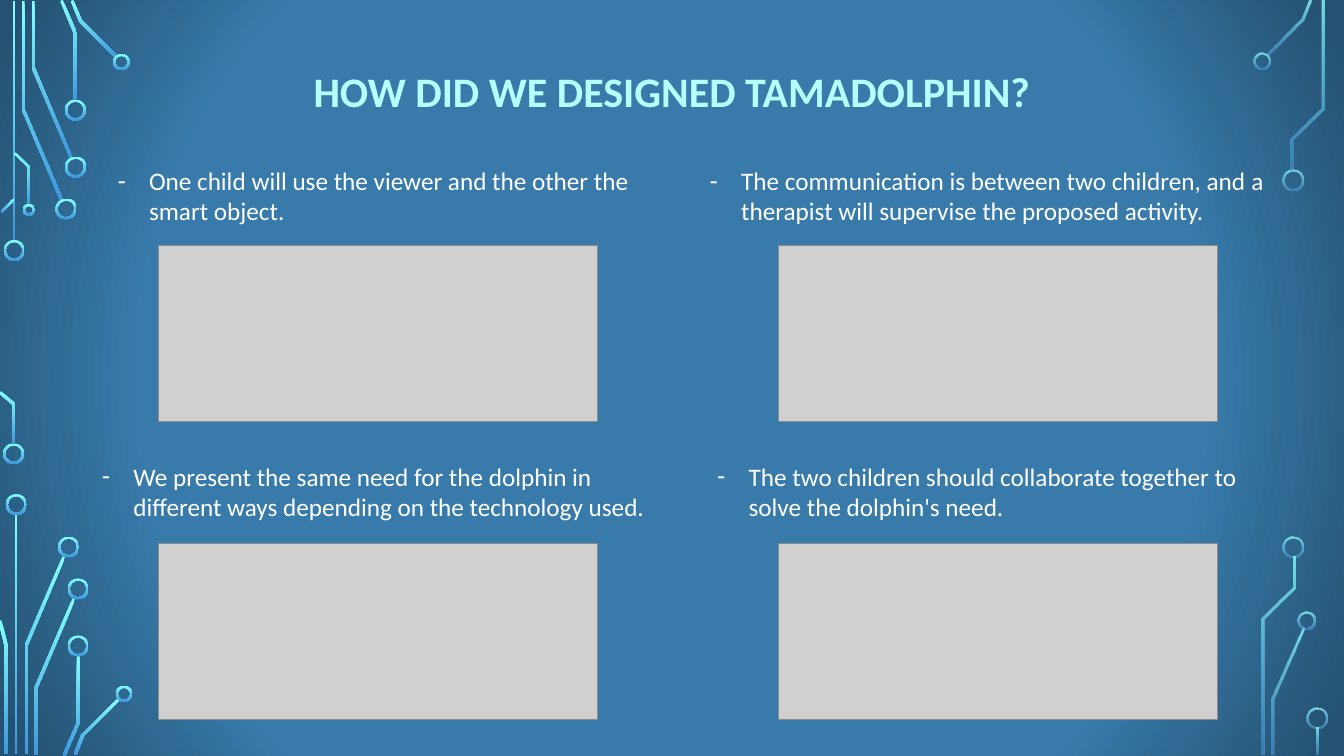
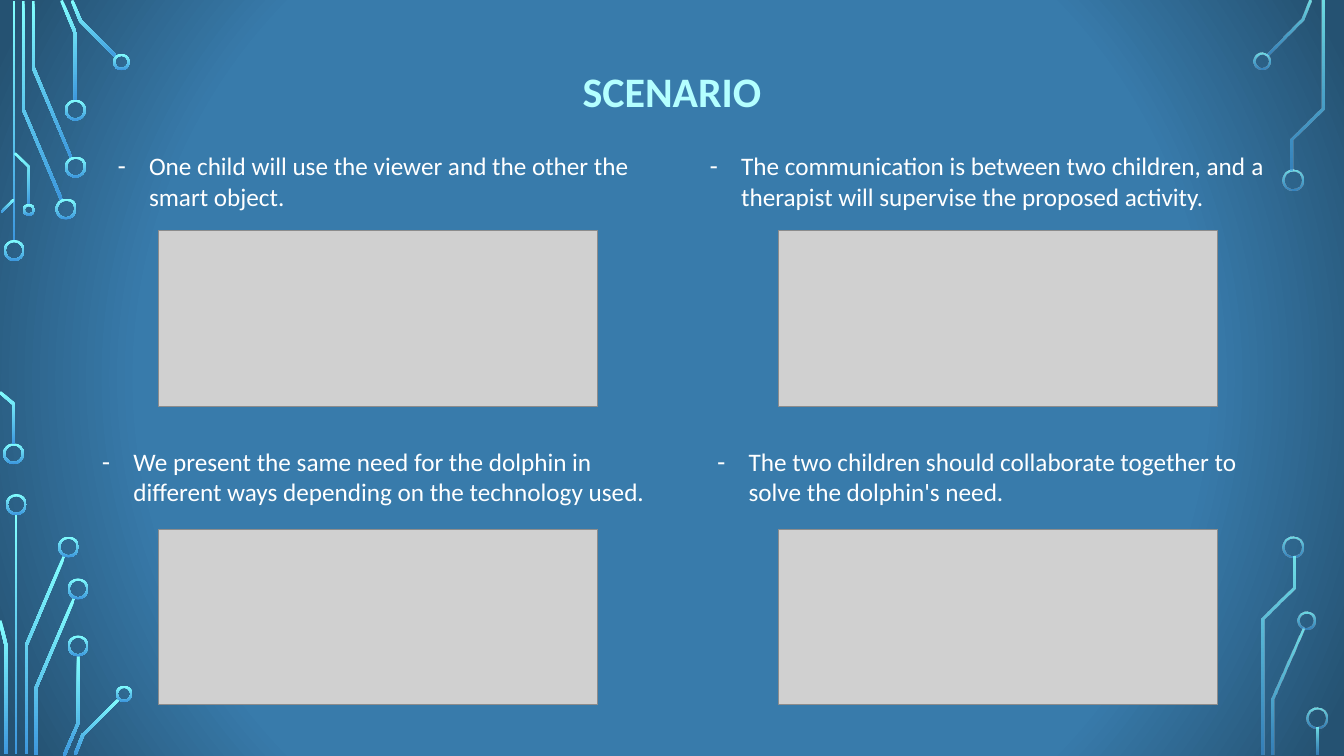
Before and after one commit to Ciuse/TamaDolphin, a slide deck: slide 7 of 13_TANGIBLEVR_2018_19_PITCH.pptx (slide 3 before the commit). Drawn at 1344x756 pixels with LibreOffice and Linux fonts; fonts in the diff are those of the drawing; grey boxes stand for pictures; background and template pictures are left out. Boxes give left, top, right and bottom in pixels: in the first picture for what was removed or moved away, otherwise in the second. Text is boxed around its words. In the diff, an @@ line names an element or a change of style, - is before the commit and + after.

```diff
--- a/13_TANGIBLEVR_2018_19_PITCH.pptx
+++ b/13_TANGIBLEVR_2018_19_PITCH.pptx
@@ text at bbox=[583, 79, 762, 107]: text changed @@
-HOW DID WE DESIGNED TAMADOLPHIN?
+SCENARIO
@@ 4 pictures, 4 texts: place and size @@
-4 pictures, 4 texts at bbox=[133, 172, 1263, 720]
+4 pictures, 4 texts at bbox=[133, 157, 1263, 705]
```
Also in this commit, not shown: 1 other slide changed, 7 slides added, 13 other files.
